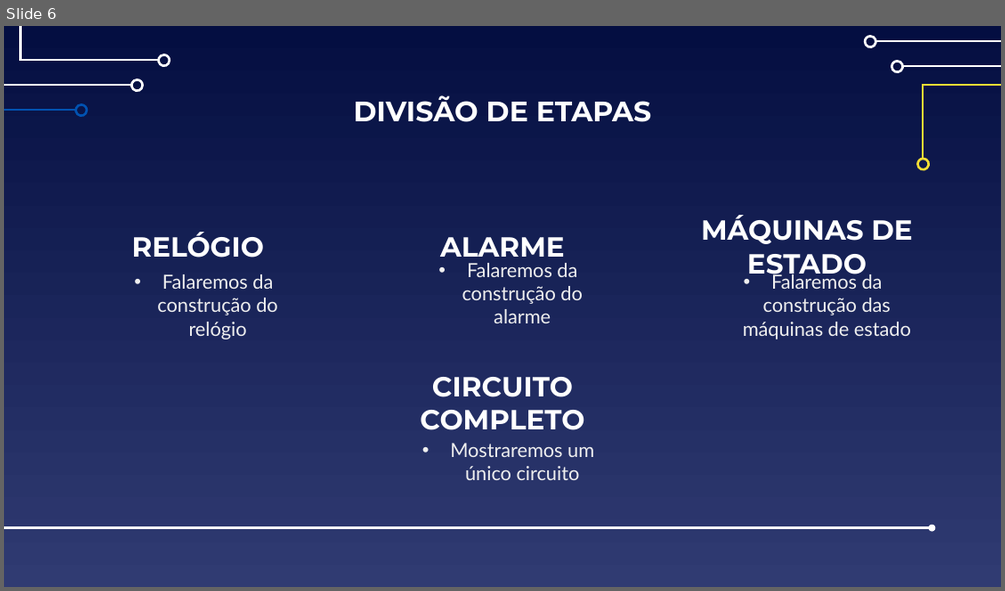
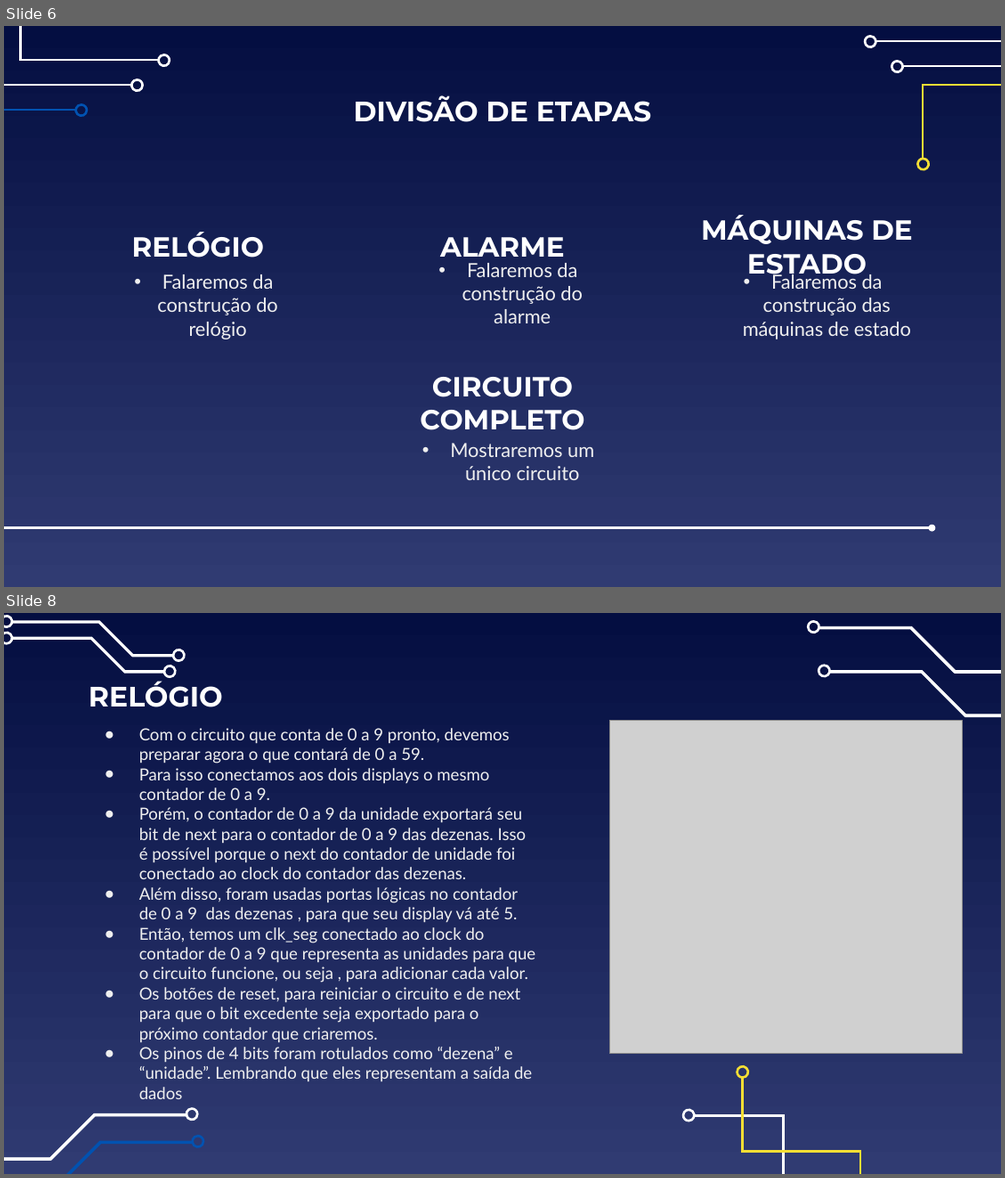
Before and after one commit to IgorTorquatto/Circuitos_Digitais, a slide deck: Trabalho_2_Circuitos_Digitais/TRABALHO.pptx. Shown one above the other, each under a label of ours: slide 6 before the commit, slides 6 and 8 after it; the slides between them are not shown. The pictures are 1005x591 and 1005x1178 pixels, drawn with LibreOffice and Linux fonts; fonts in the diff are those of the drawing; grey boxes stand for pictures. Boxes give left, top, right and bottom in pixels: in the first picture for what was removed or moved away, otherwise in the second. Text is boxed around its words. In the diff, an @@ line names an element or a change of style, - is before the commit and + after.

```diff
--- a/Trabalho_2_Circuitos_Digitais/TRABALHO.pptx
+++ b/Trabalho_2_Circuitos_Digitais/TRABALHO.pptx
@@ slide 8 added at [4,613,1001,1174], background gradient #040E41 to #303B72 @@
@@ group added at [4,614,186,676]: 6 freeform shapes @@
@@ freeform shape added at [808,621,821,634], outline #FFFFFF 2.25 pt @@
@@ freeform shape added at [818,626,1001,673], fill #FFFFFF, outline #FFFFFF 0.75 pt @@
@@ freeform shape added at [819,666,832,678], outline #FFFFFF 2.25 pt @@
@@ title added at [89,681,223,707], 27 pt, text #FFFFFF, bold @@
+RELÓGIO
@@ freeform shape added at [829,671,1001,717], fill #FFFFFF, outline #FFFFFF 0.75 pt @@
@@ picture added at [610,720,962,1054] @@
@@ text added at [139,747,536,1081], 16 pt, text #EFEFEF @@
+● Com o circuito que conta de 0 a 9 pronto, devemos preparar agora o que contará de 0 a 59.
+● Para isso conectamos aos dois displays o mesmo contador de 0 a 9.
+● Porém, o contador de 0 a 9 da unidade exportará seu bit de next para o contador de 0 a 9 das dezenas. Isso é possível porque o next do contador de unidade foi conectado ao clock do contador das dezenas.
+● Além disso, foram usadas portas lógicas no contador de 0 a 9 das dezenas , para que seu display vá até 5.
+● Então, temos um clk_seg conectado ao clock do contador de 0 a 9 que representa as unidades para que o circuito funcione, ou seja , para adicionar cada valor.
+● Os botões de reset, para reiniciar o circuito e de next para que o bit excedente seja exportado para o próximo contador que criaremos.
+● Os pinos de 4 bits foram rotulados como “dezena” e “unidade”. Lembrando que eles representam a saída de dados
@@ freeform shape added at [736,1064,750,1078], outline #F5DE34 2.25 pt @@
@@ freeform shape added at [742,1078,860,1174], outline #F5DE34 2.25 pt @@
@@ freeform shape added at [4,1113,187,1159], fill #FFFFFF, outline #FFFFFF 0.75 pt @@
@@ freeform shape added at [184,1109,197,1121], outline #FFFFFF 2.25 pt @@
@@ freeform shape added at [683,1108,696,1121], outline #FFFFFF 2.25 pt @@
@@ freeform shape added at [695,1116,784,1174], outline #FFFFFF 2.25 pt @@
@@ freeform shape added at [4,1141,194,1174], fill #0152B1, outline #0152B1 0.75 pt @@
@@ freeform shape added at [190,1135,202,1149], fill #0152B1, outline #0152B1 2.25 pt @@
```
Also in this commit, not shown: 2 other slides added, 1 slide removed, 3 other files.
